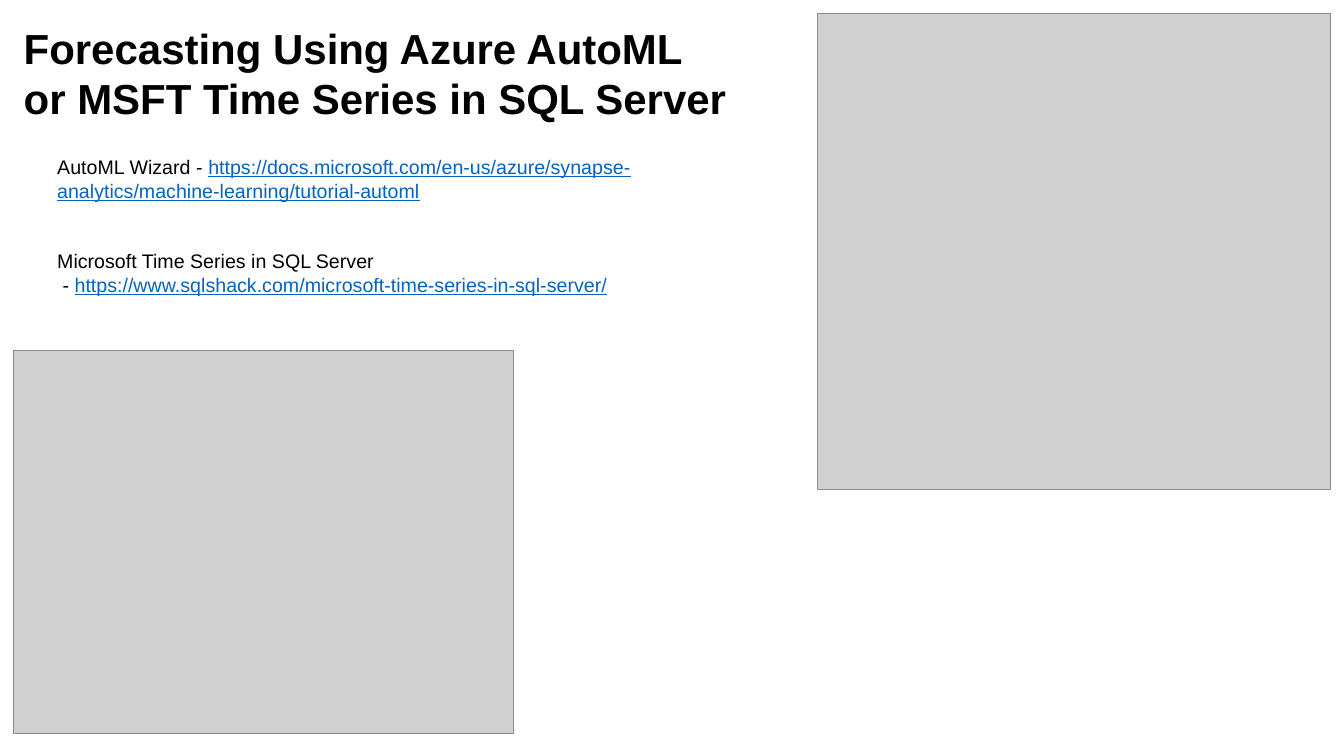
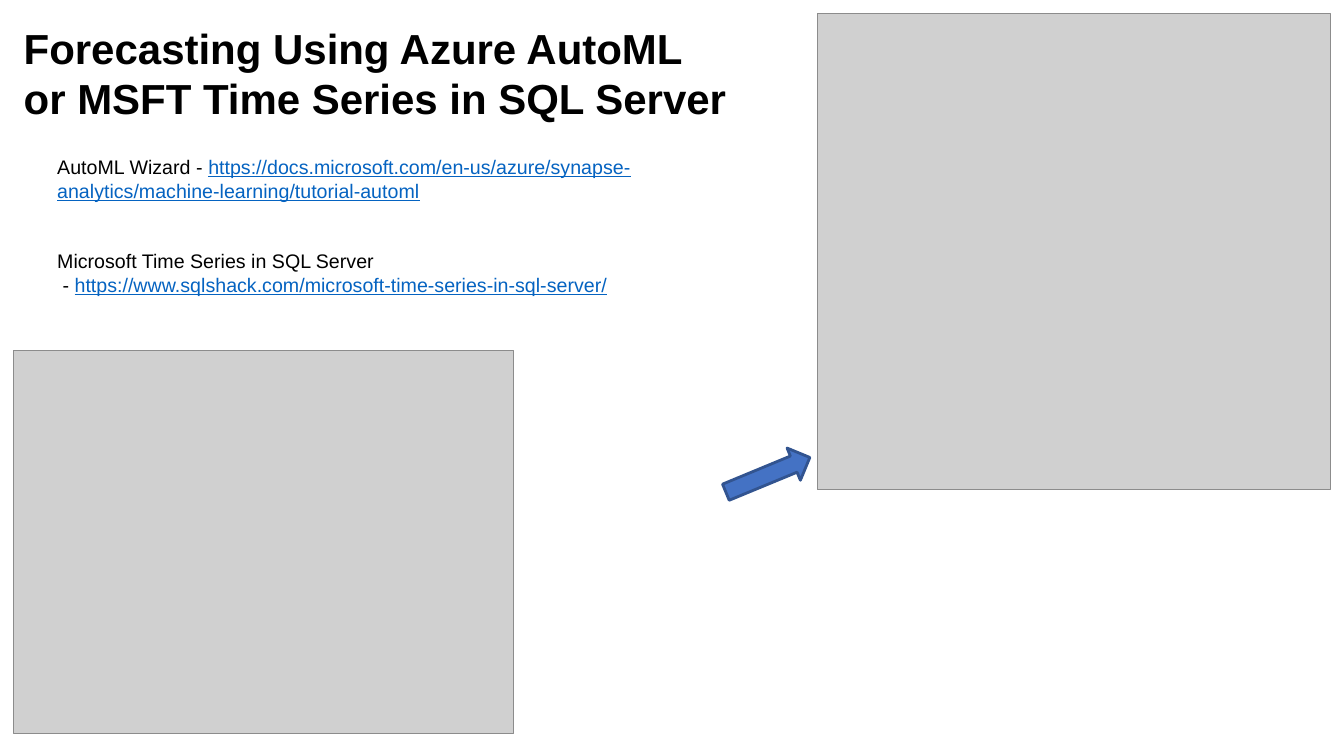
Before and after one commit to lselector/ml_ai_doc, a slide deck: slide 5 of Time_Series_Forecasting.pptx (slide 6 before the commit). Drawn at 1344x756 pixels with LibreOffice and Linux fonts; fonts in the diff are those of the drawing; grey boxes stand for pictures. Boxes give left, top, right and bottom in pixels: in the first picture for what was removed or moved away, otherwise in the second. Text is boxed around its words. In the diff, an @@ line names an element or a change of style, - is before the commit and + after.

```diff
--- a/Time_Series_Forecasting.pptx
+++ b/Time_Series_Forecasting.pptx
@@ right arrow added at [720,442,817,509], fill #4472C4, outline #325491 2 pt @@
```
Also in this commit, not shown: 2 other slides changed, 7 slides added, 1 other file.
